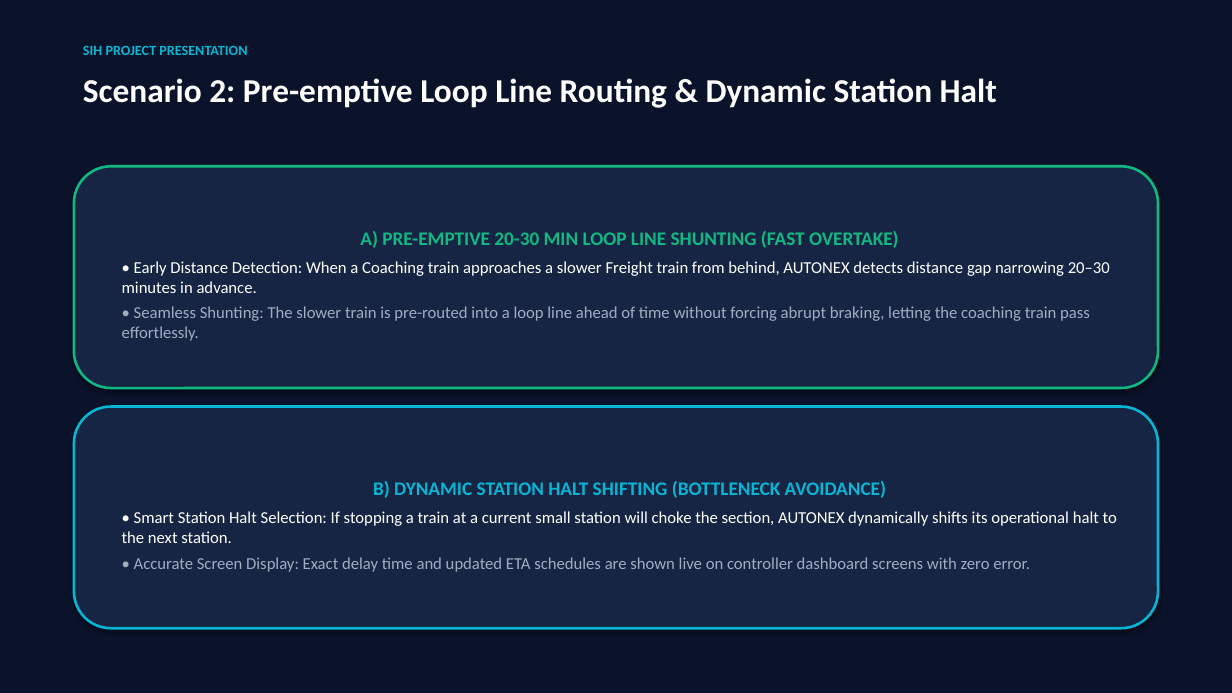
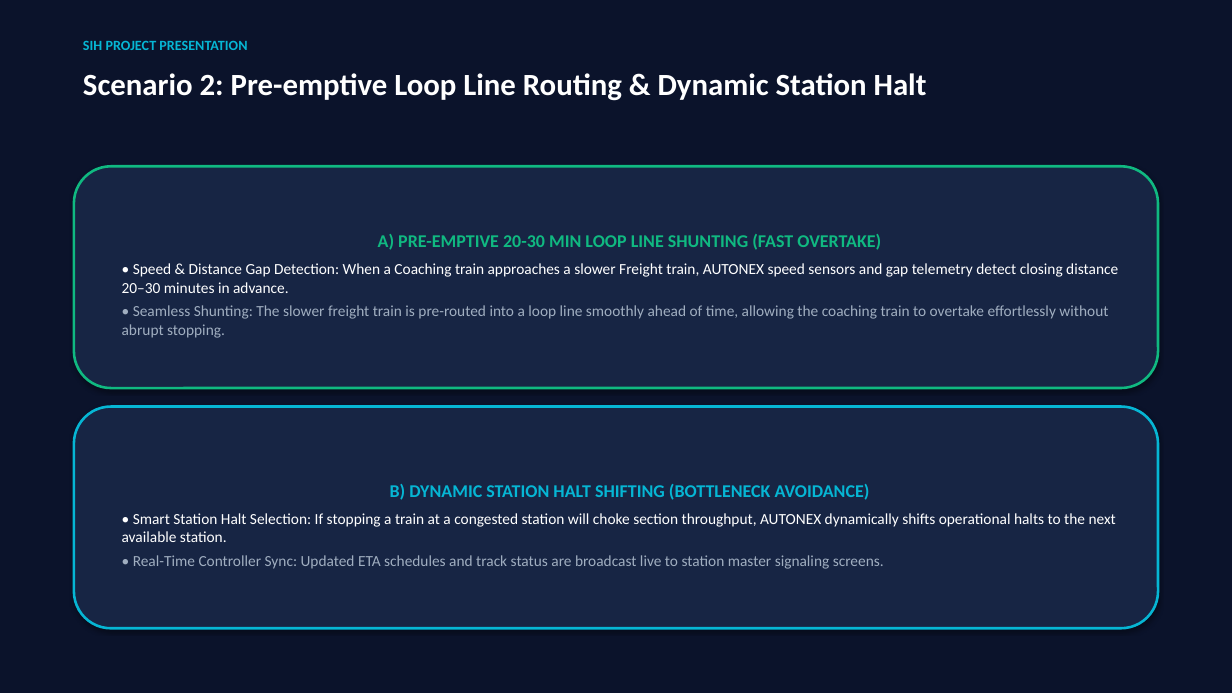
Before and after one commit to padam421/AutoNex, a slide deck: slide 4 of presentation/AUTONEX_SIH.pptx. Drawn at 1232x693 pixels with LibreOffice and Linux fonts; fonts in the diff are those of the drawing. Boxes give left, top, right and bottom in pixels: in the first picture for what was removed or moved away, otherwise in the second. Text is boxed around its words. In the diff, an @@ line names an element or a change of style, - is before the commit and + after.

```diff
--- a/presentation/AUTONEX_SIH.pptx
+++ b/presentation/AUTONEX_SIH.pptx
@@ text "SIH PROJECT PRESENTATION": place and size @@
-text "SIH PROJECT PRESENTATION" at bbox=[83, 46, 247, 55]
+text "SIH PROJECT PRESENTATION" at bbox=[83, 41, 247, 50]
@@ text "Scenario 2: Pre-emptive Loop Line ..." at bbox=[83, 73, 927, 101]: size 26 to 24 pt @@
@@ text in rounded rectangle at bbox=[378, 234, 881, 250]: size 15 to 14 pt in "A) PRE-EMPTIVE 20-30 MIN LOOP LINE SHUNTING ..." @@
@@ text in rounded rectangle at bbox=[122, 263, 1118, 338]: text changed; size 13 to 12 pt @@
-• Early Distance Detection: When a Coaching train approaches a slower Freight train from behind, AUTONEX detects distance gap narrowing 20–30 minutes in advance.
-• Seamless Shunting: The slower train is pre-routed into a loop line ahead of time without forcing abrupt braking, letting the coaching train pass effortlessly.
+• Speed & Distance Gap Detection: When a Coaching train approaches a slower Freight train, AUTONEX speed sensors and gap telemetry detect closing distance 20–30 minutes in advance.
+• Seamless Shunting: The slower freight train is pre-routed into a loop line smoothly ahead of time, allowing the coaching train to overtake effortlessly without abrupt stopping.
@@ text in rounded rectangle at bbox=[390, 484, 870, 500]: size 15 to 14 pt in "B) DYNAMIC STATION HALT SHIFTING (BOTTLENECK AVOIDANCE)" @@
@@ text in rounded rectangle at bbox=[122, 513, 1116, 569]: text changed; size 13 to 12 pt @@
-• Smart Station Halt Selection: If stopping a train at a current small station will choke the section, AUTONEX dynamically shifts its operational halt to the next station.
-• Accurate Screen Display: Exact delay time and updated ETA schedules are shown live on controller dashboard screens with zero error.
+• Smart Station Halt Selection: If stopping a train at a congested station will choke section throughput, AUTONEX dynamically shifts operational halts to the next available station.
+• Real-Time Controller Sync: Updated ETA schedules and track status are broadcast live to station master signaling screens.
```
Also in this commit, not shown: 3 other slides changed, 1 slide added, 1 slide removed, 10 other files.
